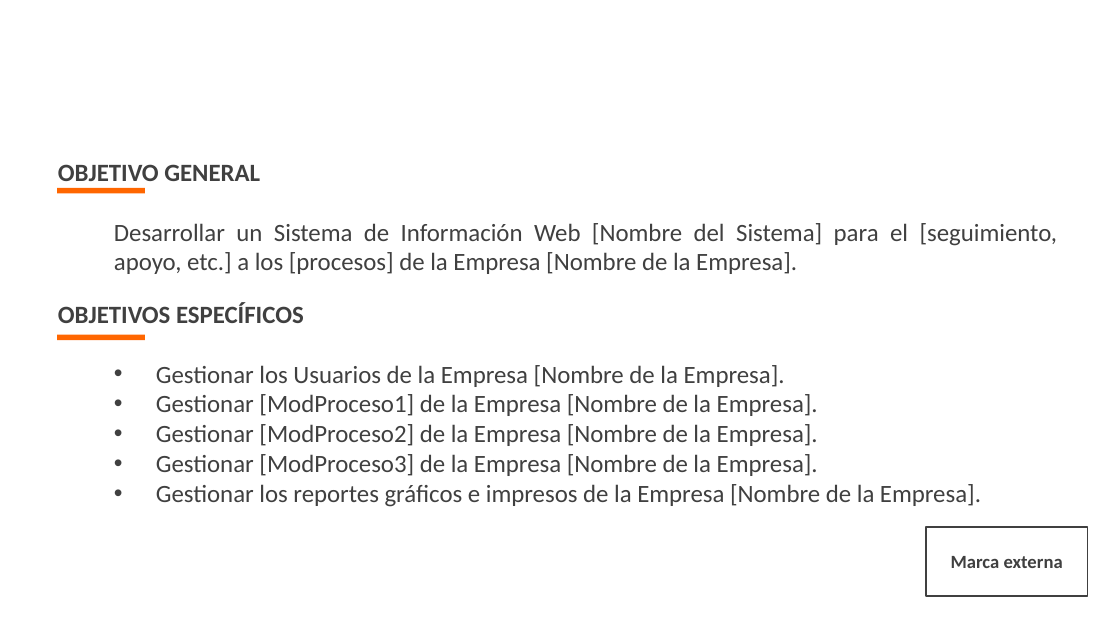
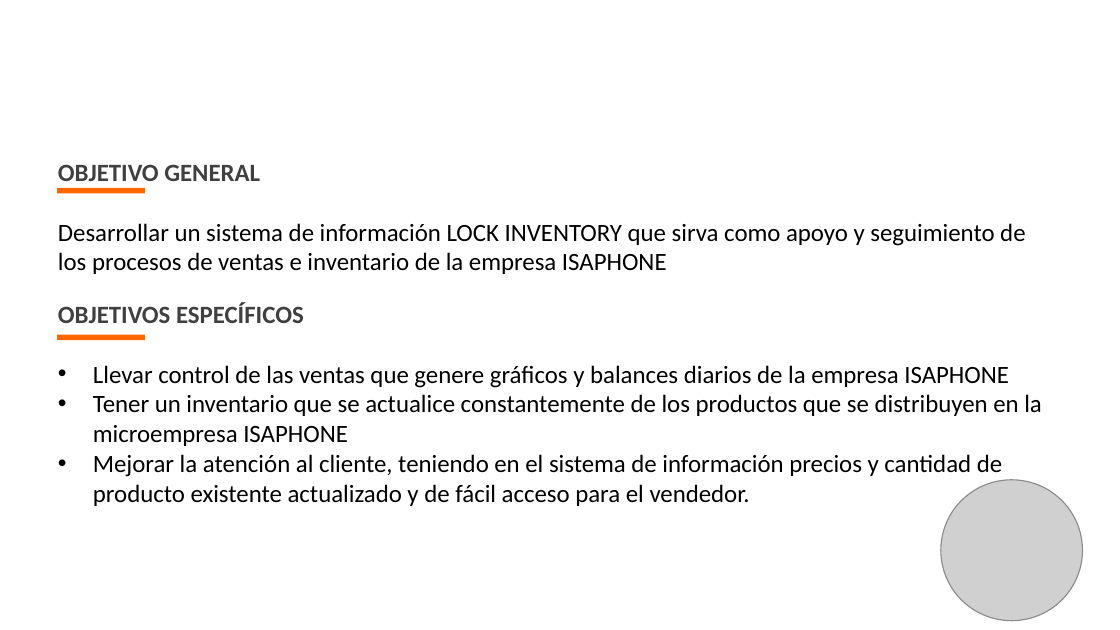
Before and after one commit to 9anavaleria/Proyecto, a slide deck: slide 8 of app/app_documentacion/1er_trim/1_1_proyecto/1_1_1_presentacion_proyecto.pptx (slide 7 before the commit). Drawn at 1120x630 pixels with LibreOffice and Linux fonts; fonts in the diff are those of the drawing; grey boxes stand for pictures; background and template pictures are left out. Boxes give left, top, right and bottom in pixels: in the first picture for what was removed or moved away, otherwise in the second. Text is boxed around its words. In the diff, an @@ line names an element or a change of style, - is before the commit and + after.

```diff
--- a/app/app_documentacion/1er_trim/1_1_proyecto/1_1_1_presentacion_proyecto.pptx
+++ b/app/app_documentacion/1er_trim/1_1_proyecto/1_1_1_presentacion_proyecto.pptx
@@ text at box(58, 223, 1025, 274): text changed; text colour #404040 to #000000 @@
-  Desarrollar un Sistema de Información Web [Nombre del Sistema] para el [seguimiento, apoyo, etc.] a los [procesos] de la Empresa [Nombre de la Empresa].
+Desarrollar un sistema de información LOCK INVENTORY que sirva como apoyo y seguimiento de los procesos de ventas e inventario de la empresa ISAPHONE
@@ text at box(93, 365, 1042, 506): text changed; text colour #404040 to #000000 @@
-  • Gestionar los Usuarios de la Empresa [Nombre de la Empresa].
-  • Gestionar [ModProceso1] de la Empresa [Nombre de la Empresa].
-  • Gestionar [ModProceso2] de la Empresa [Nombre de la Empresa].
-  • Gestionar [ModProceso3] de la Empresa [Nombre de la Empresa].
-  • Gestionar los reportes gráficos e impresos de la Empresa [Nombre de la Empresa].
+• Llevar control de las ventas que genere gráficos y balances diarios de la empresa ISAPHONE
+• Tener un inventario que se actualice constantemente de los productos que se distribuyen en la microempresa ISAPHONE
+• Mejorar la atención al cliente, teniendo en el sistema de información precios y cantidad de producto existente actualizado y de fácil acceso para el vendedor.
@@ picture added at box(941, 479, 1083, 620) @@
@@ rectangle removed at box(926, 528, 1088, 597) @@
@@ text removed at box(951, 556, 1063, 568) @@
-Marca externa
```
Also in this commit, not shown: 4 other slides changed, 10 slides added, 7 slides removed, 3 other files.
